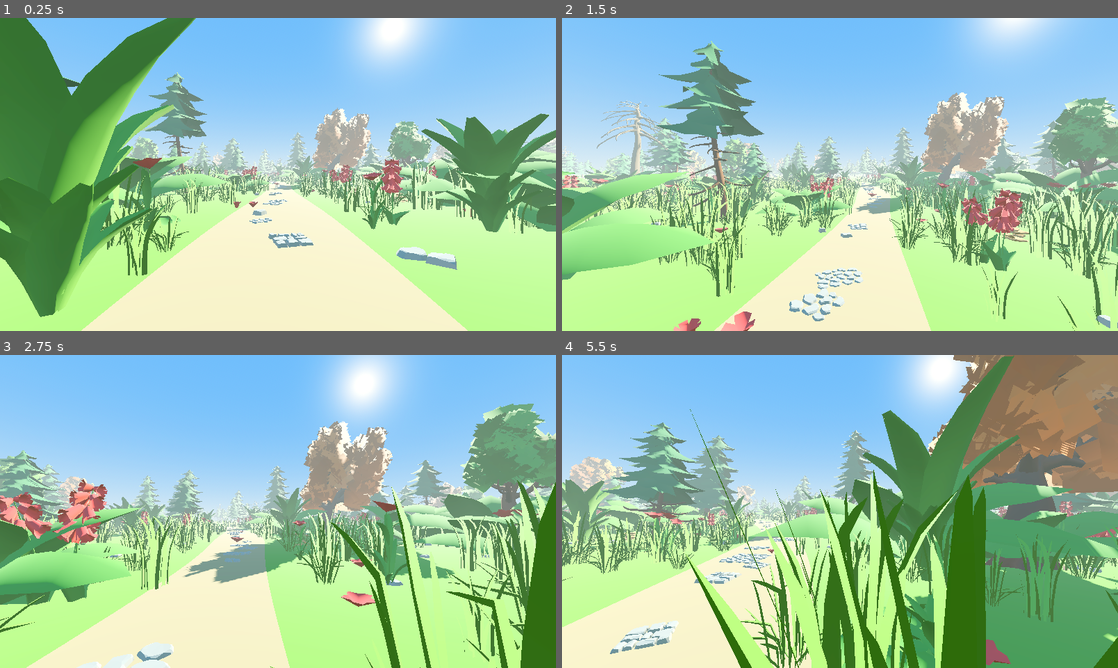
Above: before the commit, frames 1-4 (two rows, left to right).
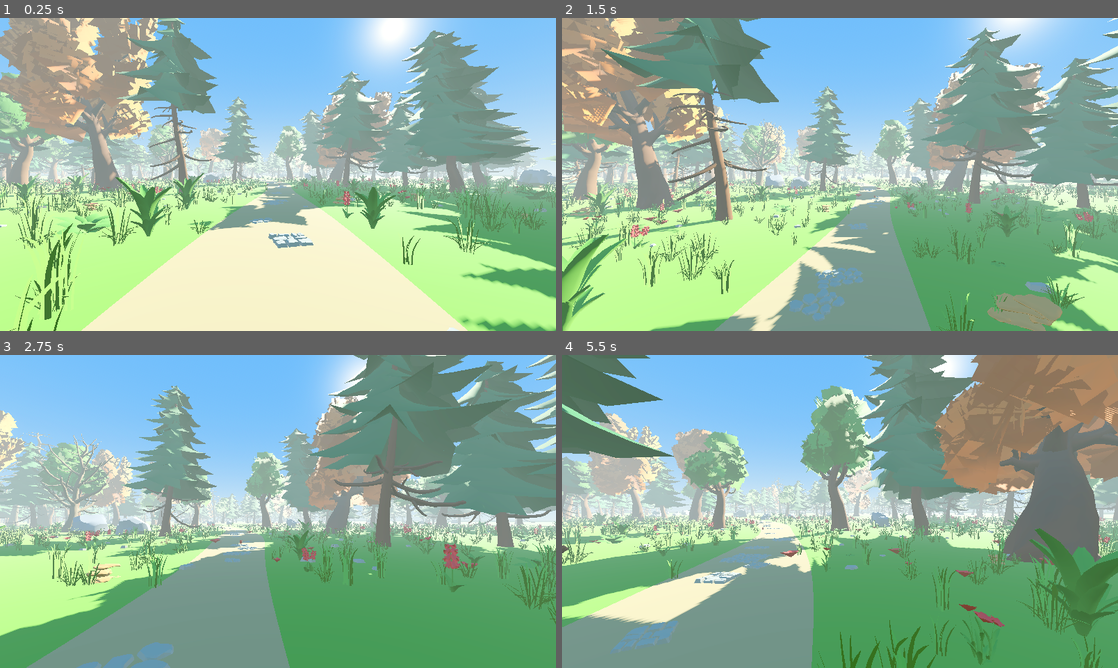
Above: after the commit, the same moments.

Repository: thestrangestfleamarket-collab/thestrangest
Game: Godot game, scene res://scenes/main.tscn
The game is run twice, just before and just after one commit, with the same random seed, the same clock (stepped at 60 frames per second) and the same inputs.
Inputs (mouse positions are in pixels of both pictures, inside the frame that each line leads up to):
- Up to frame 1 (0.25 s): no input
- Up to frame 2 (1.5 s): tap Enter at 0.5 s; move the mouse to (867, 174) at 0.52 s; hold Shift (run) 0.53-1.28 s; hold W (move_forward) from 0.53 s (still down); tap Space (jump) at 0.77 s; move the mouse to (812, 174) at 1.27 s; tap Shift (run) at 1.35 s
- Up to frame 3 (2.75 s): keep holding W (move_forward); tap Space (jump) at 1.52 s; move the mouse to (289, 505) at 2.02 s; hold Shift (run) from 2.03 s (still down)
- Up to frame 4 (5.5 s): keep holding W (move_forward); move the mouse to (834, 517) at 2.77 s; release Shift (run) at 2.78 s; tap Shift (run) at 2.85, 4.35 s; tap Space (jump) at 3.02, 3.77, 4.52 s; move the mouse to (878, 514) at 3.52 s; hold Shift (run) 3.53-4.28 s; move the mouse to (795, 508) at 4.27 s; move the mouse to (845, 511) at 5.02 s; hold Shift (run) from 5.03 s (still down)

The runs differ from the first frame. In frame 1, 50% of the frame differs, in the area x 0-100%, y 0-100%; in frame 2, 64%; in frame 3, 70%; in frame 4, 69%.

Commit message:
Godot forest: trees taller, ground cover to human scale
The pack's grass, ferns and flowers are authored large next to its trees
(a 9 m fern, 2 m flowers, a 7 m pine). Trees now scale 1.2-2.2x and
ground cover 0.2-0.6x so a 1.6 m walker sees knee-high grass.

Co-Authored-By: Claude Opus 5.5 <noreply@anthropic.com>
Claude-Session: https://claude.ai/code/session_01Na1FgEKqZbbTY69zuYTspt

Diff:
--- a/godot/scripts/forest.gd
+++ b/godot/scripts/forest.gd
@@ -44,19 +44,20 @@
 
 # clear: distance kept from the path's centre; solid: collision radius (none = walk through); gap: room kept from other solid things.
 const GROUPS := [
-	{"meshes": ["Pine_1", "Pine_2", "Pine_3", "Pine_4", "Pine_5"], "count": 240, "clear": 5.0, "scale": Vector2(0.9, 1.5), "solid": 0.35, "gap": 1.8},
-	{"meshes": ["CommonTree_2"], "count": 45, "clear": 5.0, "scale": Vector2(0.9, 1.3), "solid": 0.4, "gap": 2.2},
-	{"meshes": ["DeadTree_1", "DeadTree_2", "DeadTree_3", "DeadTree_4", "DeadTree_5"], "count": 30, "clear": 4.5, "scale": Vector2(0.8, 1.2), "solid": 0.4, "gap": 2.2},
-	{"meshes": ["TwistedTree_1", "TwistedTree_2", "TwistedTree_3", "TwistedTree_4", "TwistedTree_5"], "count": 12, "clear": 9.0, "scale": Vector2(0.8, 1.0), "solid": 0.8, "gap": 3.0},
+	{"meshes": ["Pine_1", "Pine_2", "Pine_3", "Pine_4", "Pine_5"], "count": 240, "clear": 5.0, "scale": Vector2(1.4, 2.2), "solid": 0.35, "gap": 1.6},
+	{"meshes": ["CommonTree_2"], "count": 45, "clear": 5.0, "scale": Vector2(1.4, 1.9), "solid": 0.4, "gap": 1.8},
+	{"meshes": ["DeadTree_1", "DeadTree_2", "DeadTree_3", "DeadTree_4", "DeadTree_5"], "count": 30, "clear": 4.5, "scale": Vector2(1.2, 1.7), "solid": 0.4, "gap": 1.8},
+	{"meshes": ["TwistedTree_1", "TwistedTree_2", "TwistedTree_3", "TwistedTree_4", "TwistedTree_5"], "count": 12, "clear": 9.0, "scale": Vector2(1.0, 1.3), "solid": 0.8, "gap": 2.6},
 	{"meshes": ["Rock_Medium_1", "Rock_Medium_2", "Rock_Medium_3"], "count": 70, "clear": 3.0, "scale": Vector2(0.5, 1.3), "solid": 1.2, "gap": 1.6},
-	{"meshes": ["Grass_Common_Short", "Grass_Common_Tall", "Grass_Wispy_Short", "Grass_Wispy_Tall"], "count": 14000, "clear": 1.3, "scale": Vector2(0.7, 1.3)},
-	{"meshes": ["Fern_1", "Plant_1", "Plant_1_Big", "Plant_7", "Plant_7_Big"], "count": 2200, "clear": 2.2, "scale": Vector2(0.7, 1.4)},
-	{"meshes": ["Flower_3_Group", "Flower_3_Single", "Flower_4_Group", "Flower_4_Single"], "count": 1400, "clear": 1.8, "scale": Vector2(0.7, 1.2)},
-	{"meshes": ["Mushroom_Common", "Mushroom_Laetiporus"], "count": 350, "clear": 2.2, "scale": Vector2(0.7, 1.5)},
-	{"meshes": ["Petal_1", "Petal_2", "Petal_3", "Petal_4", "Petal_5"], "count": 900, "clear": 0.0, "scale": Vector2(0.8, 1.4)},
+	{"meshes": ["Grass_Common_Short", "Grass_Common_Tall", "Grass_Wispy_Short", "Grass_Wispy_Tall"], "count": 16000, "clear": 1.2, "scale": Vector2(0.35, 0.6)},
+	{"meshes": ["Fern_1"], "count": 500, "clear": 2.5, "scale": Vector2(0.18, 0.28)},
+	{"meshes": ["Plant_1", "Plant_1_Big", "Plant_7", "Plant_7_Big"], "count": 1700, "clear": 1.8, "scale": Vector2(0.3, 0.5)},
+	{"meshes": ["Flower_3_Group", "Flower_3_Single", "Flower_4_Group", "Flower_4_Single"], "count": 1600, "clear": 1.6, "scale": Vector2(0.3, 0.45)},
+	{"meshes": ["Mushroom_Common", "Mushroom_Laetiporus"], "count": 350, "clear": 2.0, "scale": Vector2(0.4, 0.8)},
+	{"meshes": ["Petal_1", "Petal_2", "Petal_3", "Petal_4", "Petal_5"], "count": 900, "clear": 0.0, "scale": Vector2(0.6, 1.0)},
 	{"meshes": ["Pebble_Round_1", "Pebble_Round_2", "Pebble_Round_3", "Pebble_Round_4", "Pebble_Round_5",
 		"Pebble_Square_1", "Pebble_Square_2", "Pebble_Square_3", "Pebble_Square_4", "Pebble_Square_5", "Pebble_Square_6"],
-		"count": 1600, "clear": 0.0, "scale": Vector2(0.6, 1.4)},
+		"count": 1600, "clear": 0.0, "scale": Vector2(0.5, 1.1)},
 ]
 
 const PATH_STONES := ["RockPath_Round_Small_1", "RockPath_Round_Small_2", "RockPath_Round_Small_3",
@@ -76,7 +77,7 @@
 	_make_ground()
 	_make_path()
 	var start_z := half_size - 8.0
-	_place_solid("TwistedTree_1", Vector3(path_x(start_z - 35.0) + 10.0, 0.0, start_z - 35.0), 0.9, 0.8, 3.0)
+	_place_solid("TwistedTree_1", Vector3(path_x(start_z - 35.0) + 12.0, 0.0, start_z - 35.0), 1.2, 0.8, 2.6)
 	for group in GROUPS:
 		_scatter(group)
 	_build_buckets()
